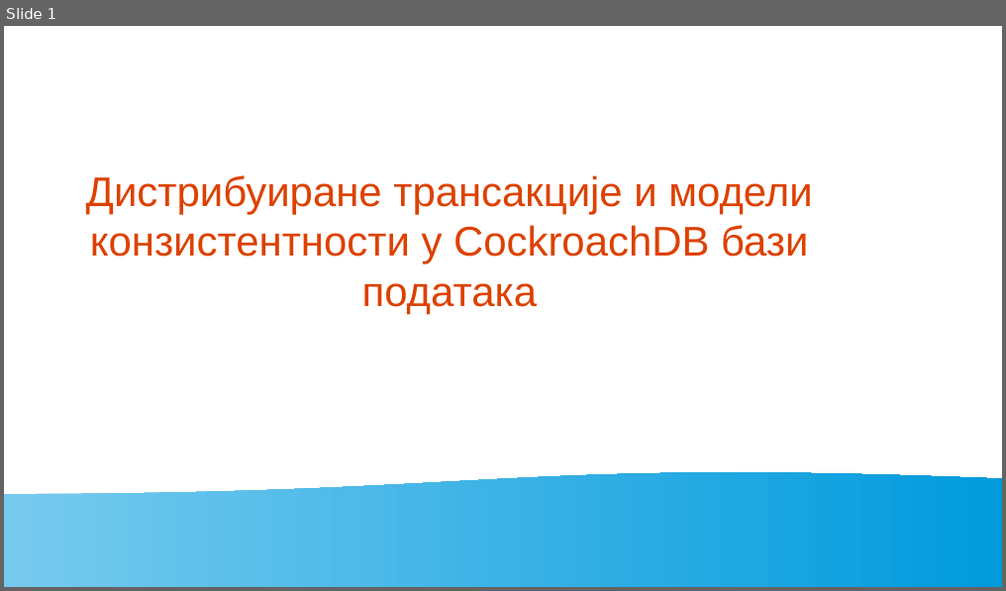
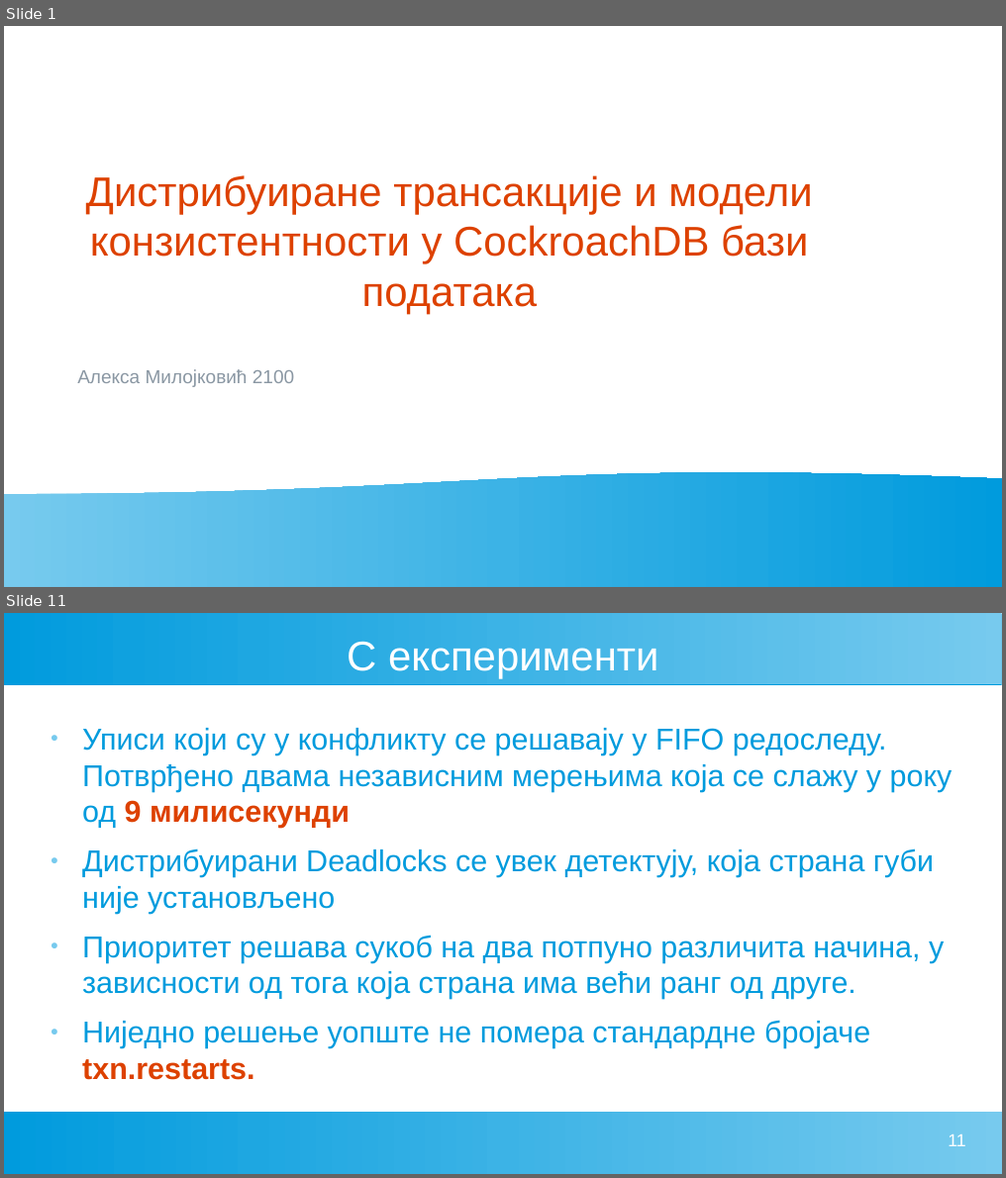
Before and after one commit to AleksaMilojkovic17252/db-seminar-2, a slide deck: seminar.odp. Shown one above the other, each under a label of ours: slide 1 before the commit, slides 1 and 11 after it; the slides between them are not shown. The pictures are 1006x591 and 1006x1178 pixels, drawn with LibreOffice and Linux fonts; fonts in the diff are those of the drawing. Boxes give left, top, right and bottom in pixels: in the first picture for what was removed or moved away, otherwise in the second. Text is boxed around its words. In the diff, an @@ line names an element or a change of style, - is before the commit and + after.

```diff
--- a/seminar.odp
+++ b/seminar.odp
@@ slide 11 added at (4,613,1002,1174), background #FFFFFF @@
@@ rectangle added at (4,613,1002,684), fill gradient #77CAEE to #75C9EE to #73C9ED to #71C8ED to #6FC7ED to #6EC6ED @@
@@ title added at (347,641,658,679), 33 pt, text #FFFFFF @@
+C експерименти
@@ text added at (82,728,952,1080), 24 pt, text #009BDD @@
+● Уписи који су у конфликту се решавају у FIFO редоследу. Потврђено двама независним мерењима која се слажу у року од 9 милисекунди
+● Дистрибуирани Deadlocks се увек детектују, која страна губи није установљено
+● Приоритет решава сукоб на два потпуно различита начина, у зависности од тога која страна има већи ранг од друге.
+● Ниједно решење уопште не помера стандардне бројаче txn.restarts.
@@ rectangle added at (4,1112,1002,1174), fill gradient #77CAEE to #75C9EE to #73C9ED to #71C8ED to #6FC7ED to #6EC6ED @@
@@ page number added at (947,1135,965,1147), 14 pt, text #FFFFFF @@
+11
@@ slide 1 changed as well @@
@@ text added at (77,370,294,387), 15 pt, text #8A97A3 @@
+Алекса Милојковић 2100
```
Also in this commit, not shown: 1 other slide changed, 17 other slides added, 6 slides removed, 1 other file.
